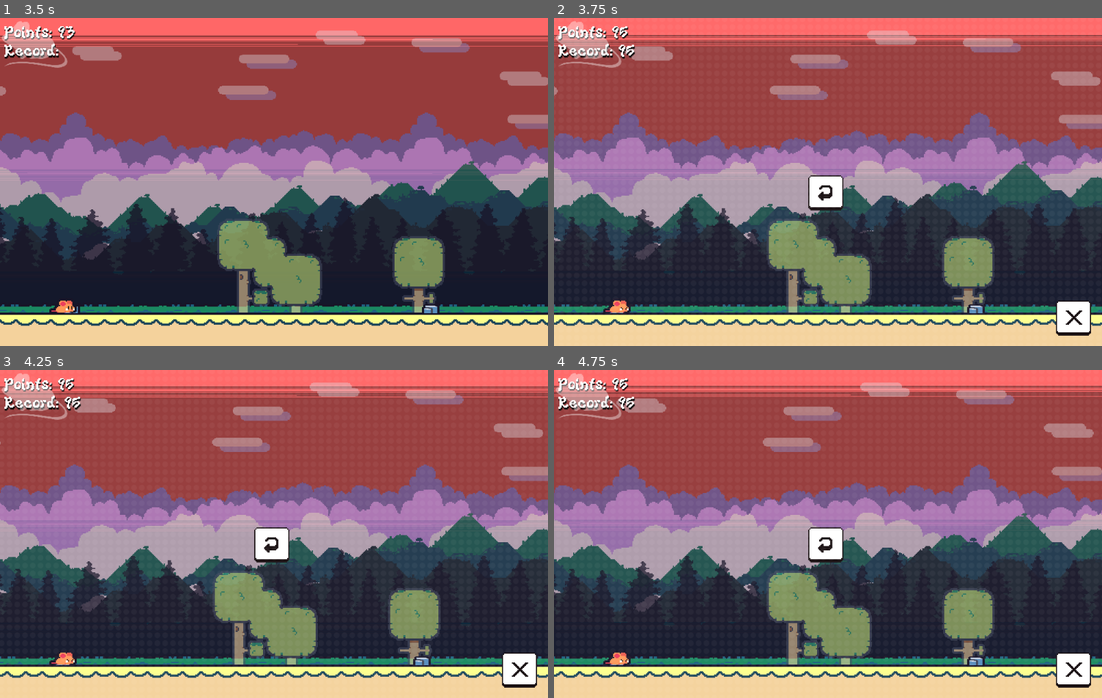
Above: before the commit, frames 1-4 (two rows, left to right).
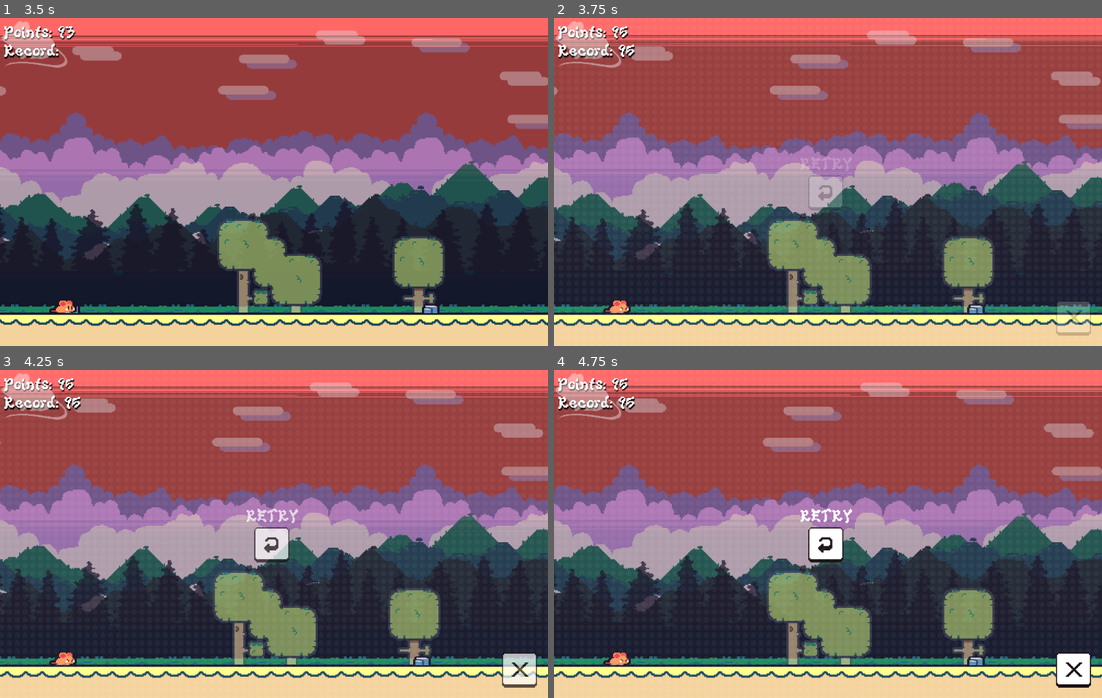
Above: after the commit, the same moments.

Repository: Project-Rain-Interactive/Mimi-Run
Game: Godot game, scene res://main_menu/main_menu.tscn
Two runs of this game, one before a commit and one after it. Both use one fixed random seed, a clock stepped at 60 frames per second and the inputs below.
Inputs:
- Up to frame 1 (3.5 s): click "PLAY" at 0.5 s; tap W (jumping) at 1.52, 2.27 s
- Up to frame 2 (3.75 s): no input
- Up to frame 3 (4.25 s): tap W (jumping) at 3.77 s
- Up to frame 4 (4.75 s): tap W (jumping) at 4.52 s

Frame 1 is identical in both runs. In frame 2, 1.4% of the frame differs, in the area x 45-98%, y 42-97%; in frame 3, 1.4%; in frame 4, 0.2%.

Commit message:
Add files via upload

Diff:
--- a/codes/main.gd
+++ b/codes/main.gd
@@ -148,4 +148,5 @@
 	get_tree().paused = true
 	game_running = false
 	$GameOver.show()
+	$GameOver/AnimationPlayer.play("fade_out")
 	$DefeatJingle.play()
--- /dev/null
+++ b/scenes/button.gd
@@ -0,0 +1,11 @@
+extends TouchScreenButton
+
+
+# Called when the node enters the scene tree for the first time.
+func _ready() -> void:
+	$AnimationPlayer.play("fade_out")
+
+
+# Called every frame. 'delta' is the elapsed time since the previous frame.
+func _process(delta: float) -> void:
+	pass
--- a/scenes/comeback.gd
+++ b/scenes/comeback.gd
@@ -1,4 +1,7 @@
 extends Button
+
+func _ready() -> void:
+	$AnimationPlayer.play("fade_out")
 
 func _on_pressed() -> void:
 	get_tree().quit()
--- a/scenes/game_over.tscn
+++ b/scenes/game_over.tscn
@@ -1,7 +1,9 @@
-[gd_scene load_steps=10 format=3 uid="uid://lotwuige1aee"]
+[gd_scene load_steps=15 format=3 uid="uid://lotwuige1aee"]
 
 [ext_resource type="Texture2D" uid="uid://nurflf6obqdk" path="res://sprites/comeback.png" id="1_in7yr"]
+[ext_resource type="Script" uid="uid://clpaed5fqnvd7" path="res://scenes/button.gd" id="2_irg28"]
 [ext_resource type="Shader" uid="uid://emokc5w342ey" path="res://codes/scroll.gdshader" id="2_tbwuq"]
+[ext_resource type="FontFile" uid="uid://dpclw5gxajjcd" path="res://sprites/KiwiSoda.ttf" id="3_2jtsn"]
 [ext_resource type="Texture2D" uid="uid://drgwcvy47drpp" path="res://Parallax/0.png" id="3_racf3"]
 [ext_resource type="Texture2D" uid="uid://v3qx581lg4on" path="res://sprites/close.png" id="4_7m3ot"]
 [ext_resource type="Script" uid="uid://cn4k1a7h8m1ey" path="res://scenes/comeback.gd" id="4_racf3"]
@@ -19,6 +21,42 @@
 	pass # Replace with function body.
 "
 
+[sub_resource type="Animation" id="Animation_v3hpu"]
+resource_name = "fade_out"
+tracks/0/type = "value"
+tracks/0/imported = false
+tracks/0/enabled = true
+tracks/0/path = NodePath(".:modulate")
+tracks/0/interp = 1
+tracks/0/loop_wrap = true
+tracks/0/keys = {
+"times": PackedFloat32Array(0, 1),
+"transitions": PackedFloat32Array(1, 1),
+"update": 0,
+"values": [Color(1, 1, 1, 0), Color(1, 1, 1, 1)]
+}
+
+[sub_resource type="Animation" id="Animation_irg28"]
+length = 0.001
+tracks/0/type = "value"
+tracks/0/imported = false
+tracks/0/enabled = true
+tracks/0/path = NodePath(".:modulate")
+tracks/0/interp = 1
+tracks/0/loop_wrap = true
+tracks/0/keys = {
+"times": PackedFloat32Array(0),
+"transitions": PackedFloat32Array(1),
+"update": 0,
+"values": [Color(1, 1, 1, 0)]
+}
+
+[sub_resource type="AnimationLibrary" id="AnimationLibrary_2jtsn"]
+_data = {
+&"RESET": SubResource("Animation_irg28"),
+&"fade_out": SubResource("Animation_v3hpu")
+}
+
 [sub_resource type="ShaderMaterial" id="ShaderMaterial_7m3ot"]
 shader = ExtResource("2_tbwuq")
 
@@ -29,10 +67,26 @@
 script = SubResource("GDScript_r3tew")
 
 [node name="Button" type="TouchScreenButton" parent="."]
+modulate = Color(1, 1, 1, 0)
 texture_filter = 1
 position = Vector2(464, 288)
 scale = Vector2(2, 2)
 texture_normal = ExtResource("1_in7yr")
+script = ExtResource("2_irg28")
+
+[node name="Label" type="Label" parent="Button"]
+offset_left = -7.5
+offset_top = -18.0
+offset_right = 40.5
+offset_bottom = 5.0
+theme_override_fonts/font = ExtResource("3_2jtsn")
+text = "RETRY"
+metadata/_edit_use_anchors_ = true
+
+[node name="AnimationPlayer" type="AnimationPlayer" parent="Button"]
+libraries = {
+&"": SubResource("AnimationLibrary_2jtsn")
+}
 
 [node name="pattern" type="TextureRect" parent="."]
 modulate = Color(1, 1, 1, 0.11764706)
@@ -46,6 +100,7 @@
 stretch_mode = 1
 
 [node name="quit" type="Button" parent="."]
+modulate = Color(1, 1, 1, 0)
 texture_filter = 1
 offset_left = 908.0
 offset_top = 509.0
@@ -57,5 +112,10 @@
 flat = true
 script = ExtResource("4_racf3")
 
+[node name="AnimationPlayer" type="AnimationPlayer" parent="quit"]
+libraries = {
+&"": SubResource("AnimationLibrary_2jtsn")
+}
+
 [connection signal="pressed" from="quit" to="." method="_on_quit_pressed"]
 [connection signal="pressed" from="quit" to="quit" method="_on_pressed"]
--- a/scenes/main.tscn
+++ b/scenes/main.tscn
@@ -10,6 +10,42 @@
 [ext_resource type="PackedScene" uid="uid://c1boja24bhl4n" path="res://touchscreen.tscn" id="8_m1afp"]
 [ext_resource type="AudioStream" uid="uid://52s08t84xb2d" path="res://sound/DefeatJingle.wav" id="9_85g3d"]
 
+[sub_resource type="Animation" id="Animation_v3hpu"]
+resource_name = "fade_out"
+tracks/0/type = "value"
+tracks/0/imported = false
+tracks/0/enabled = true
+tracks/0/path = NodePath(".:modulate")
+tracks/0/interp = 1
+tracks/0/loop_wrap = true
+tracks/0/keys = {
+"times": PackedFloat32Array(0, 1),
+"transitions": PackedFloat32Array(1, 1),
+"update": 0,
+"values": [Color(1, 1, 1, 0), Color(1, 1, 1, 1)]
+}
+
+[sub_resource type="Animation" id="Animation_irg28"]
+length = 0.001
+tracks/0/type = "value"
+tracks/0/imported = false
+tracks/0/enabled = true
+tracks/0/path = NodePath(".:modulate")
+tracks/0/interp = 1
+tracks/0/loop_wrap = true
+tracks/0/keys = {
+"times": PackedFloat32Array(0),
+"transitions": PackedFloat32Array(1),
+"update": 0,
+"values": [Color(1, 1, 1, 0)]
+}
+
+[sub_resource type="AnimationLibrary" id="AnimationLibrary_2jtsn"]
+_data = {
+&"RESET": SubResource("Animation_irg28"),
+&"fade_out": SubResource("Animation_v3hpu")
+}
+
 [node name="Main" type="Node"]
 script = ExtResource("1_d36gk")
 
@@ -20,6 +56,9 @@
 
 [node name="mimi" parent="." instance=ExtResource("3_l41lx")]
 position = Vector2(153, 489)
+
+[node name="AnimatedSprite2D" parent="mimi" index="0"]
+frame_progress = 0.84398437
 
 [node name="Camera2D" type="Camera2D" parent="mimi"]
 position = Vector2(212, -103.5)
@@ -35,6 +74,11 @@
 [node name="GameOver" parent="." instance=ExtResource("6_6n2u1")]
 process_mode = 2
 
+[node name="AnimationPlayer" type="AnimationPlayer" parent="GameOver"]
+libraries = {
+&"": SubResource("AnimationLibrary_2jtsn")
+}
+
 [node name="Run" type="AudioStreamPlayer" parent="."]
 stream = ExtResource("7_jw7ls")
 volume_db = -9.369
Not shown, changed: codes/MenuBG/Clouds.png.import
Not shown, added: scenes/button.gd.uid
Not shown: 1 places in scenes/main.tscn that only renumber resources
